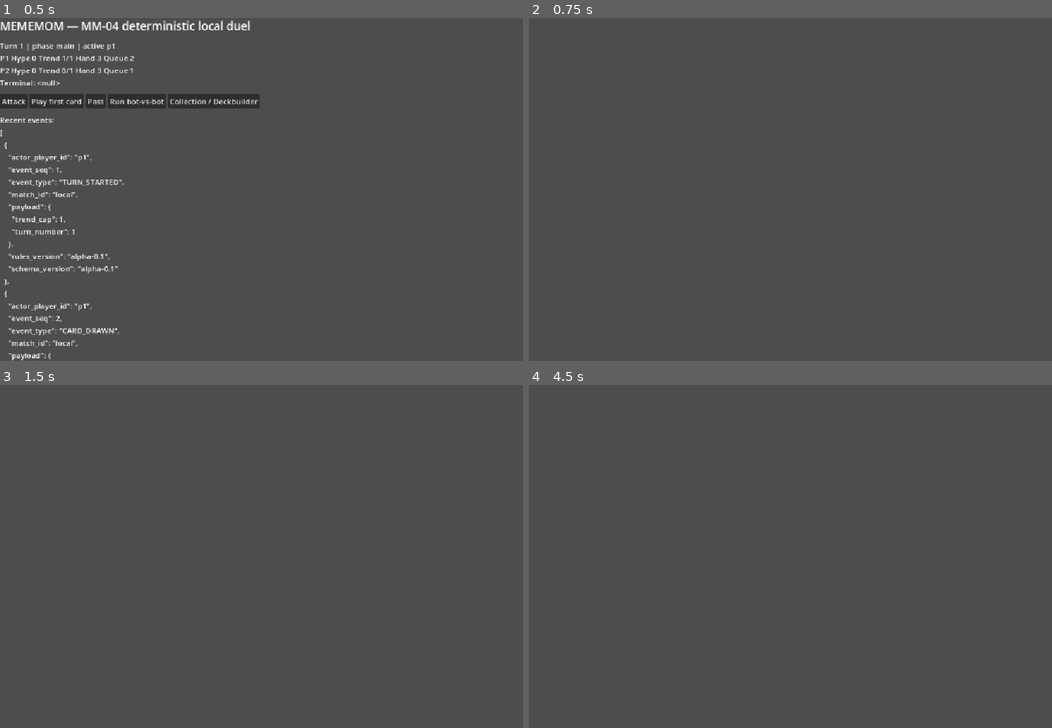
Above: before the commit, frames 1-4 (two rows, left to right).
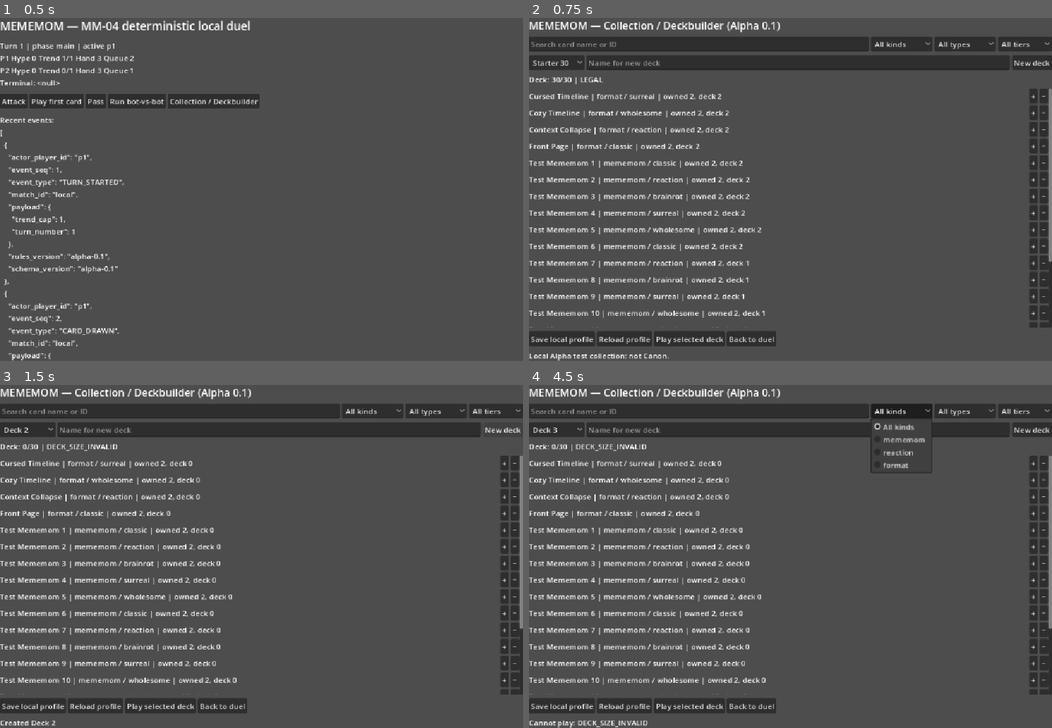
Above: after the commit, the same moments.

Repository: az1nn/meme-mon
Game: Godot game, scene res://scenes/Main.tscn
Same seed, same stepped clock (60 frames per second), same inputs: the game is played once before the commit and once after it.
Inputs (mouse positions are in pixels of both pictures, inside the frame that each line leads up to):
- Up to frame 1 (0.5 s): no input
- Up to frame 2 (0.75 s): click "Collection / Deckbuilder" at 0.5 s
- Up to frame 3 (1.5 s): click (502, 429) at 1.25 s, where only the run after the commit has a clickable "New deck"
- Up to frame 4 (4.5 s): click (1031, 429) at 2 s, where only the run after the commit has a clickable "New deck"; click (691, 707) at 2.75 s, where only the run after the commit has a clickable "Play selected deck"; click (691, 707) at 3.5 s, where only the run after the commit has a clickable "Play selected deck"; click (900, 412) at 4.25 s, where only the run after the commit has a clickable "All kinds"

Frame 1 is identical in both runs. In frame 2, 18% of the frame differs, in the area x 0-100%, y 1-100%; in frame 3, 17%; in frame 4, 18%.
Error before the commit: Parse Error: Cannot infer the type of "deck_num" variable because the value doesn't have a set type. (res://src/presentation/collection.gd:143)

Commit message:
fix(mm-05): explicitly type new deck counter for Godot compiler

Diff:
--- a/src/presentation/collection.gd
+++ b/src/presentation/collection.gd
@@ -140,7 +140,7 @@
 	_render_cards()
 
 func _create_new_deck() -> void:
-	var deck_num := model.decks.size() + 1
+	var deck_num: int = model.decks.size() + 1
 	var new_id := "local.%d" % deck_num
 	while model.decks.has(new_id):
 		deck_num += 1
